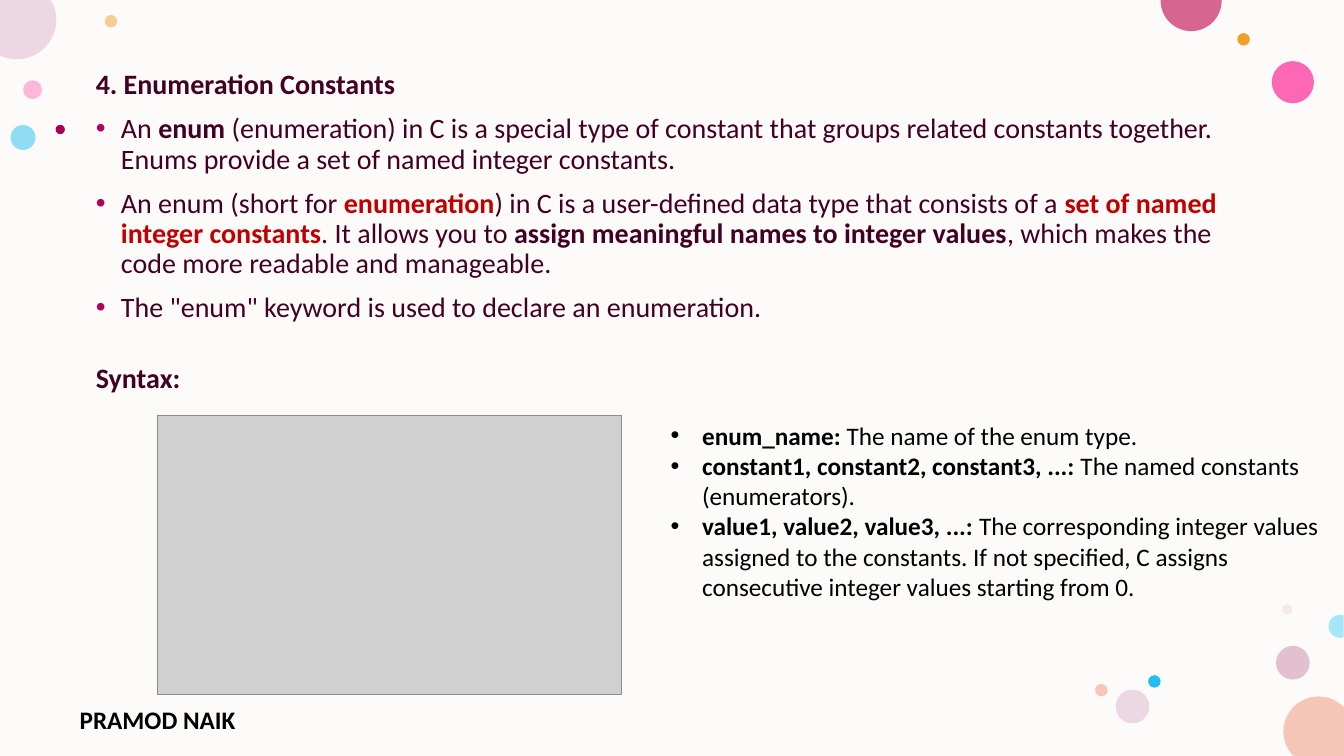
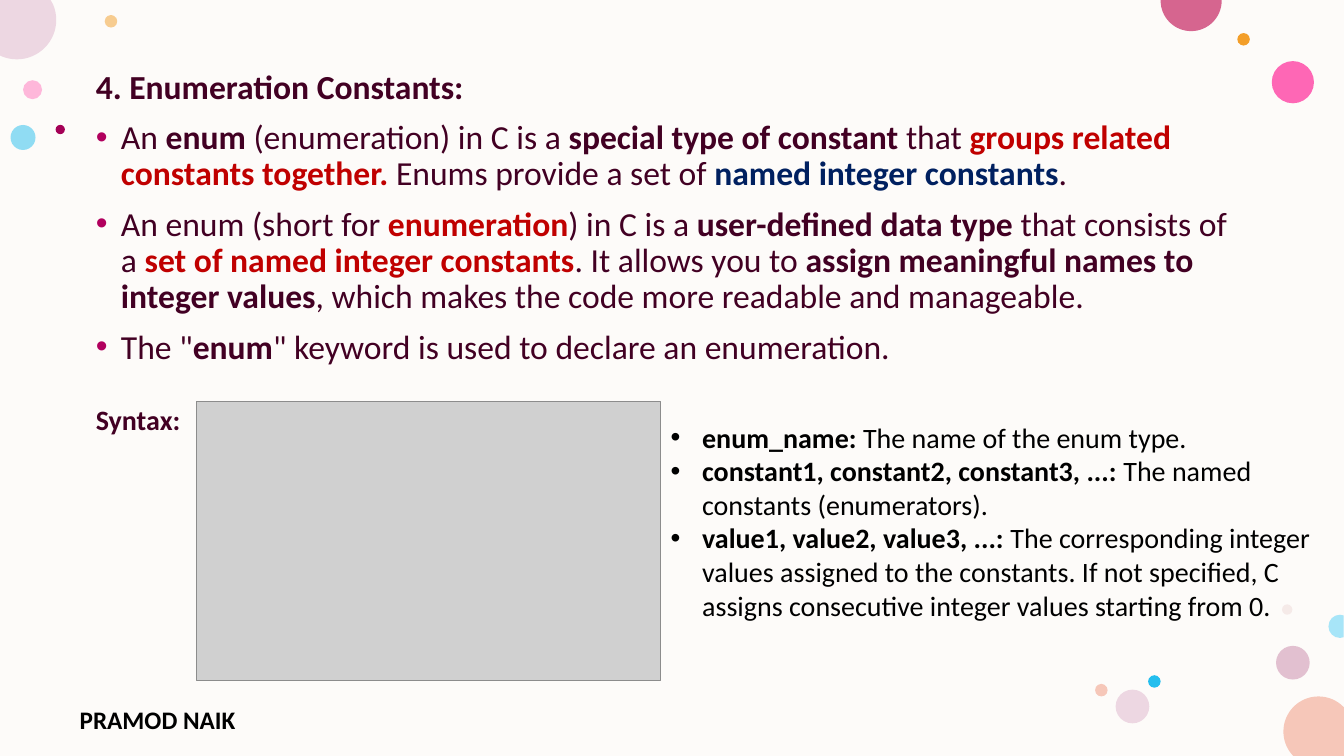
Before and after one commit to PRAMOD-VISHNU-NAIK/MCA-1st-Sem-Shridevi-College, a slide deck: slide 70 of Theory Class-Notes/Unit-1 Basics of C Programming.pptx. Drawn at 1344x756 pixels with LibreOffice and Linux fonts; fonts in the diff are those of the drawing; grey boxes stand for pictures; background and template pictures are left out. Boxes give left, top, right and bottom in pixels: in the first picture for what was removed or moved away, otherwise in the second. Text is boxed around its words. In the diff, an @@ line names an element or a change of style, - is before the commit and + after.

Commit message:
Updated PPT

```diff
--- a/Theory Class-Notes/Unit-1 Basics of C Programming.pptx
+++ b/Theory Class-Notes/Unit-1 Basics of C Programming.pptx
@@ text at (96, 75, 464, 100): text changed; size 20 to 24 pt @@
-4. Enumeration Constants
+4. Enumeration Constants:
@@ text at (121, 124, 1227, 365): size 20 to 24 pt; text colour #420023 to #C00000 in "groups related constants together."; text colour #420023 to #002060 in "named integer constants."; bold on in "special type of constant groups related constants ...", "user-defined data type", ""enum"" @@
@@ picture: place and size @@
-picture at (157, 415, 621, 695)
+picture at (197, 401, 660, 681)
@@ text "enum_name: The name of the ..." at (702, 428, 1310, 621): size 18 to 20 pt @@
```
Also in this commit, not shown: 5 other slides changed, 4 other files.
